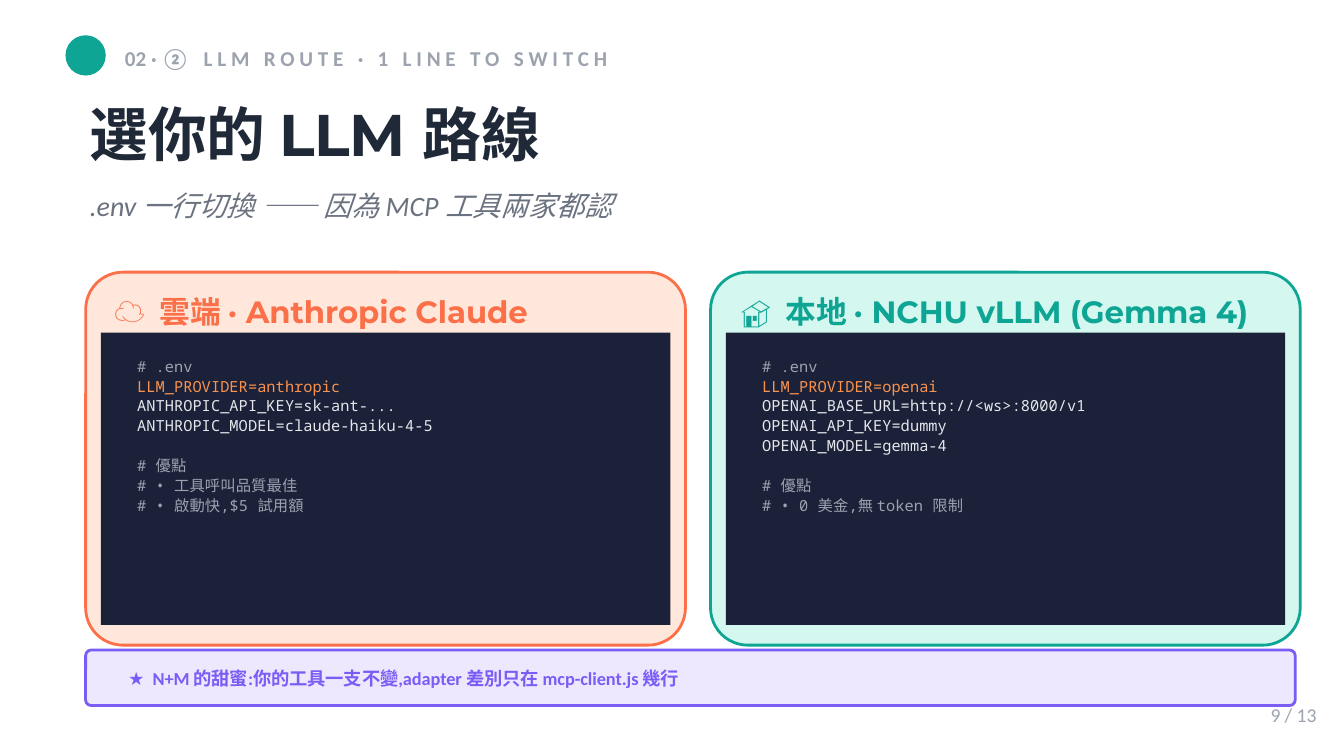
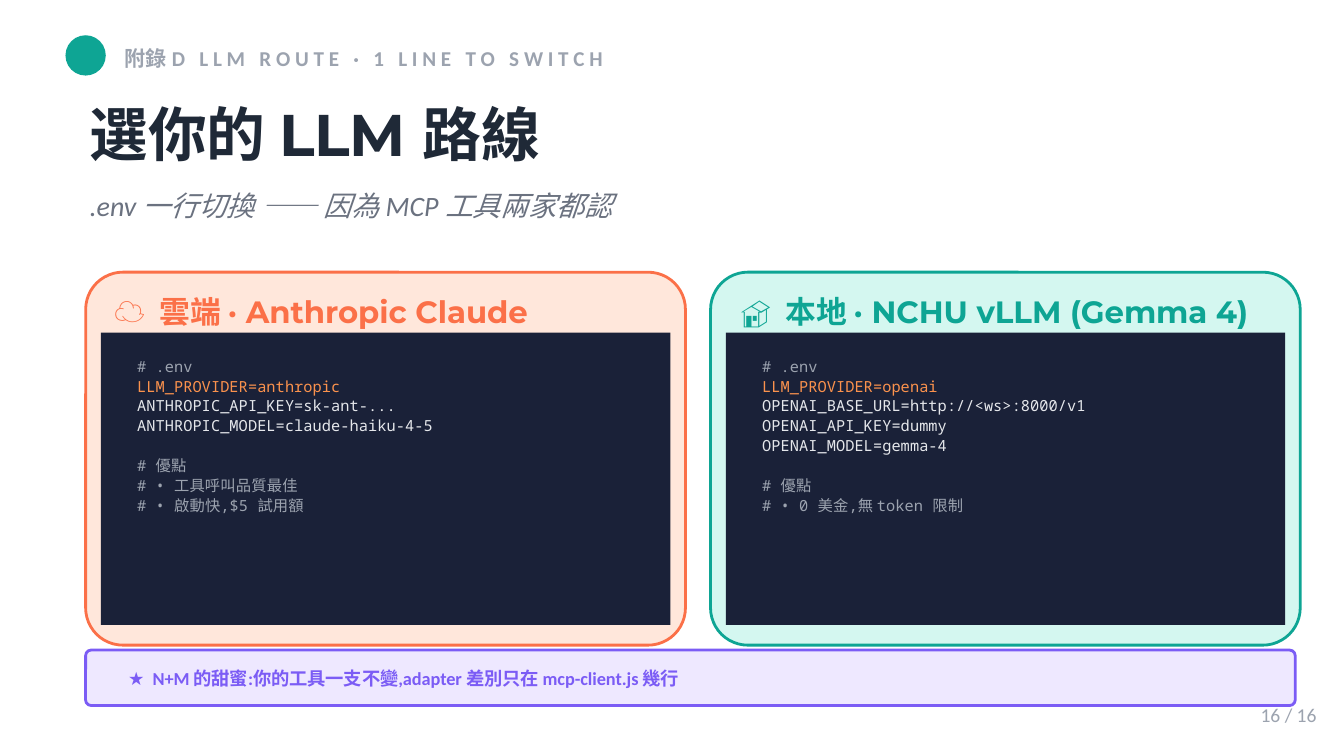
Before and after one commit to mjib007/nchu-mcp-workshop-2026, a slide deck: slide 16 of slides/04-hands-on-lab.pptx (slide 9 before the commit). Drawn at 1344x756 pixels with LibreOffice and Linux fonts; fonts in the diff are those of the drawing. Boxes give left, top, right and bottom in pixels: in the first picture for what was removed or moved away, otherwise in the second. Text is boxed around its words. In the diff, an @@ line names an element or a change of style, - is before the commit and + after.

```diff
--- a/slides/04-hands-on-lab.pptx
+++ b/slides/04-hands-on-lab.pptx
@@ text at box(125, 48, 602, 68): text changed @@
-02 · ② L L M R O U T E · 1 L I N E T O S W I T C H
+附錄 D L L M R O U T E · 1 L I N E T O S W I T C H
@@ text at box(1261, 705, 1317, 722): text changed @@
-9 / 13
+16 / 16
```
Also in this commit, not shown: 11 other slides changed, 3 slides added, 1 other file.
